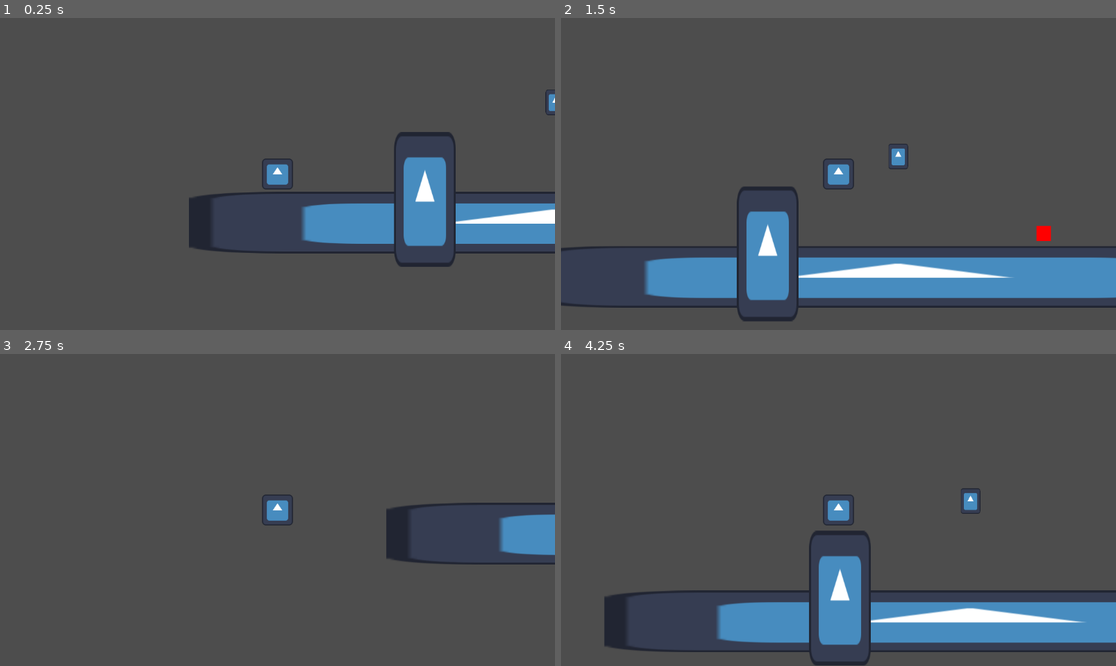
Above: before the commit, frames 1-4 (two rows, left to right).
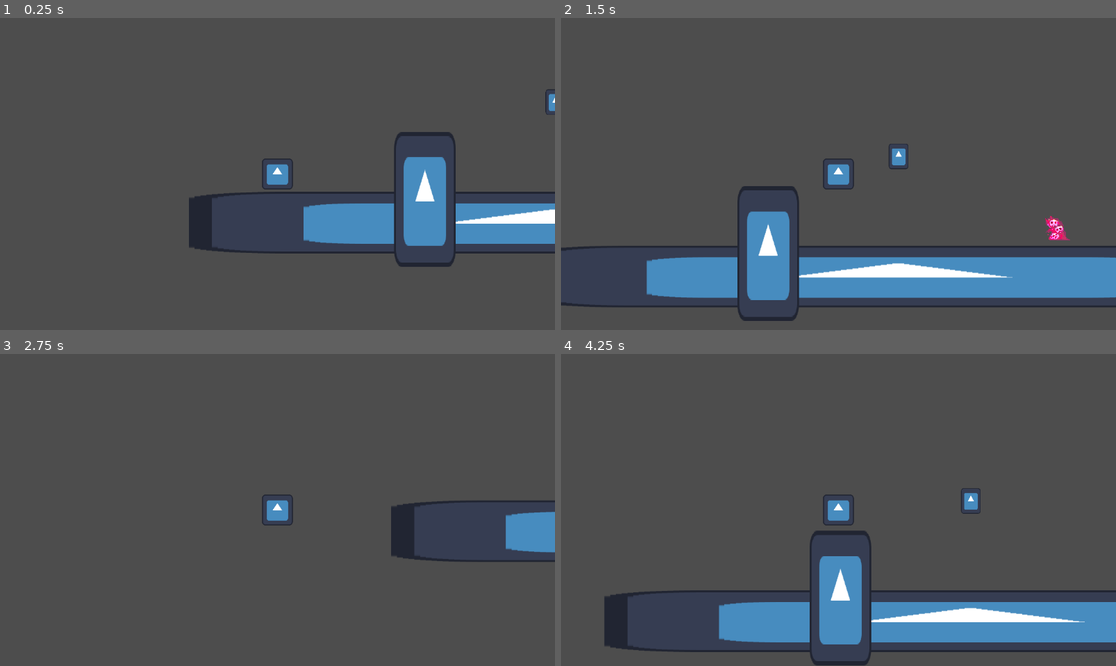
Above: after the commit, the same moments.

Repository: Brian0706/GDDC_Example_Game
Game: Godot game, scene res://Scenes/main.tscn
Same seed, same stepped clock (60 frames per second), same inputs: the game is played once before the commit and once after it. The engine's default icon, where the game draws it, is replaced by a stand-in: a white triangle on a blue panel in a dark square.
Inputs:
- Up to frame 1 (0.25 s): no input
- Up to frame 2 (1.5 s): tap Enter at 0.5 s; hold D (right) from 0.53 s (still down); tap Space (jump) at 0.77 s
- Up to frame 3 (2.75 s): tap Space (jump) at 1.52 s; release D (right) at 2.03 s; hold A (left) from 2.03 s (still down)
- Up to frame 4 (4.25 s): release A (left) at 2.78 s; hold D (right) from 2.78 s (still down); tap Space (jump) at 3.02, 3.77 s

The runs differ from the first frame. In frame 1, 0.1% of the frame differs, in the area x 48-100%, y 25-72%; in frame 2, 1.2%; in frame 3, 1.2%, in the area x 48-100%, y 46-68%; in frame 4, 0.8%.

Commit message:
Logging off for the day
1. Added enemy placeholder assets.
2. Added empty main menu scene
3. Changed given lives to 3 for easier debugging
4. Added coin scene and placeholder asset.
Need to: implement lives and game-over condition to finish implementing death.
TLDR: need to implement death.

Diff:
--- a/new-game-project/Code/basic_enemy.gd
+++ b/new-game-project/Code/basic_enemy.gd
@@ -1,19 +1,32 @@
 extends CharacterBody2D
 
+@onready var animations: AnimatedSprite2D= $AnimatedSprite2D
 
 const SPEED = 150.0
 var direction = -1
 
 func killed():
 	call_deferred("queue_free")
+	animations.play("death_animation")
 
 func _physics_process(delta: float) -> void:
+	# Determines animation based on direction.
+	if (direction > 0):
+		animations.play("walk_right_animation")
+	else:
+		animations.play("walk_left_animation")
 	# Add the gravity.
 	if not is_on_floor():
 		velocity += get_gravity() * delta
 
 	if is_on_wall():
 		direction *= -1
+		if (direction > 0):
+			animations.play("walk_right_animation")
+		else:
+			animations.play("walk_left_animation")
+
+
 	velocity.x = direction * SPEED
 
 	move_and_slide()
--- a/new-game-project/Code/global.gd
+++ b/new-game-project/Code/global.gd
@@ -1,14 +1,14 @@
 extends Node
 
 var player = null
-var lives = 10
+var lives = 3
 var money = 0
 var stage = 1
 
 func changeStage(change: int) -> void:
-    stage += change
-    if (stage == 0):
-        get_tree().reload_current_scene()
-        stage = 1
-        lives -= 1
-    player.changeStage()
+	stage += change
+	if (stage == 0):
+		get_tree().reload_current_scene()
+		stage = 1
+		lives -= 1
+	player.changeStage()
--- a/new-game-project/Code/player.gd
+++ b/new-game-project/Code/player.gd
@@ -1,5 +1,4 @@
 extends CharacterBody2D
-
 
 const SPEED = 600.0
 const JUMP_VELOCITY = -500.0
--- a/new-game-project/Scenes/basic_enemy.tscn
+++ b/new-game-project/Scenes/basic_enemy.tscn
@@ -1,18 +1,169 @@
-[gd_scene load_steps=4 format=3 uid="uid://250xtkjd2mjg"]
+[gd_scene load_steps=25 format=3 uid="uid://250xtkjd2mjg"]
 
 [ext_resource type="Script" uid="uid://21itg5fr7bys" path="res://Code/basic_enemy.gd" id="1_fecjr"]
 [ext_resource type="Texture2D" uid="uid://dit6rlt71mby7" path="res://Art/redSquare.png" id="1_mbxfi"]
+[ext_resource type="Texture2D" uid="uid://cbga2uidgxyjt" path="res://Art/placeholder_slime_death.png" id="2_r4aor"]
+[ext_resource type="Texture2D" uid="uid://ci52bnsyaxlr6" path="res://Art/placeholder_slime_walk_left.png" id="3_6kac6"]
+[ext_resource type="Texture2D" uid="uid://bcw7uec01t010" path="res://Art/placeholder_slime_walk_right.png" id="4_6cefa"]
 
-[sub_resource type="RectangleShape2D" id="RectangleShape2D_ynf5e"]
-size = Vector2(30, 30)
+[sub_resource type="AtlasTexture" id="AtlasTexture_6pvwk"]
+atlas = ExtResource("2_r4aor")
+region = Rect2(0, 0, 32, 32)
+
+[sub_resource type="AtlasTexture" id="AtlasTexture_dhrsy"]
+atlas = ExtResource("2_r4aor")
+region = Rect2(32, 0, 32, 32)
+
+[sub_resource type="AtlasTexture" id="AtlasTexture_nk2ac"]
+atlas = ExtResource("2_r4aor")
+region = Rect2(64, 0, 32, 32)
+
+[sub_resource type="AtlasTexture" id="AtlasTexture_h7iov"]
+atlas = ExtResource("2_r4aor")
+region = Rect2(96, 0, 32, 32)
+
+[sub_resource type="AtlasTexture" id="AtlasTexture_n7d1f"]
+atlas = ExtResource("2_r4aor")
+region = Rect2(128, 0, 32, 32)
+
+[sub_resource type="AtlasTexture" id="AtlasTexture_62ls6"]
+atlas = ExtResource("2_r4aor")
+region = Rect2(160, 0, 32, 32)
+
+[sub_resource type="AtlasTexture" id="AtlasTexture_gw7x3"]
+atlas = ExtResource("3_6kac6")
+region = Rect2(0, 0, 32, 32)
+
+[sub_resource type="AtlasTexture" id="AtlasTexture_f0pfe"]
+atlas = ExtResource("3_6kac6")
+region = Rect2(32, 0, 32, 32)
+
+[sub_resource type="AtlasTexture" id="AtlasTexture_jlwu0"]
+atlas = ExtResource("3_6kac6")
+region = Rect2(64, 0, 32, 32)
+
+[sub_resource type="AtlasTexture" id="AtlasTexture_xm2ed"]
+atlas = ExtResource("3_6kac6")
+region = Rect2(96, 0, 32, 32)
+
+[sub_resource type="AtlasTexture" id="AtlasTexture_jlik3"]
+atlas = ExtResource("3_6kac6")
+region = Rect2(128, 0, 32, 32)
+
+[sub_resource type="AtlasTexture" id="AtlasTexture_tv6co"]
+atlas = ExtResource("3_6kac6")
+region = Rect2(160, 0, 32, 32)
+
+[sub_resource type="AtlasTexture" id="AtlasTexture_sw57s"]
+atlas = ExtResource("4_6cefa")
+region = Rect2(0, 0, 32, 32)
+
+[sub_resource type="AtlasTexture" id="AtlasTexture_1sykg"]
+atlas = ExtResource("4_6cefa")
+region = Rect2(32, 0, 32, 32)
+
+[sub_resource type="AtlasTexture" id="AtlasTexture_g4tdn"]
+atlas = ExtResource("4_6cefa")
+region = Rect2(64, 0, 32, 32)
+
+[sub_resource type="AtlasTexture" id="AtlasTexture_lud6d"]
+atlas = ExtResource("4_6cefa")
+region = Rect2(96, 0, 32, 32)
+
+[sub_resource type="AtlasTexture" id="AtlasTexture_nlxgo"]
+atlas = ExtResource("4_6cefa")
+region = Rect2(128, 0, 32, 32)
+
+[sub_resource type="AtlasTexture" id="AtlasTexture_i02k7"]
+atlas = ExtResource("4_6cefa")
+region = Rect2(160, 0, 32, 32)
+
+[sub_resource type="SpriteFrames" id="SpriteFrames_t0fgp"]
+animations = [{
+"frames": [{
+"duration": 1.0,
+"texture": SubResource("AtlasTexture_6pvwk")
+}, {
+"duration": 1.0,
+"texture": SubResource("AtlasTexture_dhrsy")
+}, {
+"duration": 1.0,
+"texture": SubResource("AtlasTexture_nk2ac")
+}, {
+"duration": 1.0,
+"texture": SubResource("AtlasTexture_h7iov")
+}, {
+"duration": 1.0,
+"texture": SubResource("AtlasTexture_n7d1f")
+}, {
+"duration": 1.0,
+"texture": SubResource("AtlasTexture_62ls6")
+}],
+"loop": true,
+"name": &"death_animation",
+"speed": 5.0
+}, {
+"frames": [{
+"duration": 1.0,
+"texture": SubResource("AtlasTexture_gw7x3")
+}, {
+"duration": 1.0,
+"texture": SubResource("AtlasTexture_f0pfe")
+}, {
+"duration": 1.0,
+"texture": SubResource("AtlasTexture_jlwu0")
+}, {
+"duration": 1.0,
+"texture": SubResource("AtlasTexture_xm2ed")
+}, {
+"duration": 1.0,
+"texture": SubResource("AtlasTexture_jlik3")
+}, {
+"duration": 1.0,
+"texture": SubResource("AtlasTexture_tv6co")
+}],
+"loop": true,
+"name": &"walk_left_animation",
+"speed": 7.0
+}, {
+"frames": [{
+"duration": 1.0,
+"texture": SubResource("AtlasTexture_sw57s")
+}, {
+"duration": 1.0,
+"texture": SubResource("AtlasTexture_1sykg")
+}, {
+"duration": 1.0,
+"texture": SubResource("AtlasTexture_g4tdn")
+}, {
+"duration": 1.0,
+"texture": SubResource("AtlasTexture_lud6d")
+}, {
+"duration": 1.0,
+"texture": SubResource("AtlasTexture_nlxgo")
+}, {
+"duration": 1.0,
+"texture": SubResource("AtlasTexture_i02k7")
+}],
+"loop": true,
+"name": &"walk_right_animation",
+"speed": 6.0
+}]
 
 [node name="BasicEnemy" type="CharacterBody2D" groups=["Enemy"]]
+scale = Vector2(1, 1.01797)
 collision_layer = 2
 script = ExtResource("1_fecjr")
 
-[node name="CollisionShape2D" type="CollisionShape2D" parent="."]
-shape = SubResource("RectangleShape2D_ynf5e")
+[node name="Sprite2D" type="Sprite2D" parent="."]
+visible = false
+texture = ExtResource("1_mbxfi")
 
-[node name="Sprite2D" type="Sprite2D" parent="."]
-scale = Vector2(0.12, 0.12)
-texture = ExtResource("1_mbxfi")
+[node name="AnimatedSprite2D" type="AnimatedSprite2D" parent="."]
+scale = Vector2(1.8125, 1.8125)
+sprite_frames = SubResource("SpriteFrames_t0fgp")
+animation = &"walk_right_animation"
+
+[node name="CollisionPolygon2D" type="CollisionPolygon2D" parent="."]
+position = Vector2(-2, -6)
+polygon = PackedVector2Array(29, 5, 21, 11, 31, 26.6293, 26, 34, -27, 35, -27, 30, -9, 6, -4, -4, 4, -8, 23, -7)
--- /dev/null
+++ b/new-game-project/Scenes/coin.tscn
@@ -0,0 +1,17 @@
+[gd_scene load_steps=3 format=3 uid="uid://doilvwcf145cv"]
+
+[ext_resource type="SpriteFrames" path="C:/Users/heinz/Desktop/CS_Projects/GDDC_Example_Game/new-game-project/Art/placeholder_coin.png" id="1_2qo34"]
+
+[sub_resource type="CircleShape2D" id="CircleShape2D_jgi06"]
+radius = 5.09902
+
+[node name="Coin" type="Node2D"]
+
+[node name="Area2D" type="Area2D" parent="."]
+
+[node name="CollisionShape2D" type="CollisionShape2D" parent="Area2D"]
+shape = SubResource("CircleShape2D_jgi06")
+
+[node name="AnimatedSprite2D" type="AnimatedSprite2D" parent="Area2D"]
+sprite_frames = ExtResource("1_2qo34")
+frame_progress = 0.864754
--- a/new-game-project/Scenes/death_box.tscn
+++ b/new-game-project/Scenes/death_box.tscn
@@ -3,13 +3,13 @@
 [ext_resource type="Script" uid="uid://d0duy7ofa1jn2" path="res://Code/death_box.gd" id="1_fp4rr"]
 
 [sub_resource type="RectangleShape2D" id="RectangleShape2D_8gbba"]
-size = Vector2(3604, 138)
+size = Vector2(6295, 138)
 
 [node name="DeathBox" type="Area2D"]
 script = ExtResource("1_fp4rr")
 
 [node name="CollisionShape2D" type="CollisionShape2D" parent="."]
-position = Vector2(-10, 59)
+position = Vector2(1, 68)
 shape = SubResource("RectangleShape2D_8gbba")
 
 [connection signal="body_entered" from="." to="." method="_on_body_entered"]
--- /dev/null
+++ b/new-game-project/Scenes/killing_obstacles.tscn
@@ -0,0 +1,16 @@
+[gd_scene load_steps=2 format=3 uid="uid://cofvlr1lfu68r"]
+
+[ext_resource type="Texture2D" uid="uid://c32idnpreiv4t" path="res://Art/placeholder_item_crystal_blue.png" id="1_gwwj3"]
+
+[node name="Spikes" type="Node2D"]
+
+[node name="Area2D" type="Area2D" parent="."]
+
+[node name="Sprite2D" type="Sprite2D" parent="Area2D"]
+position = Vector2(1, -5.68434e-14)
+scale = Vector2(0.3125, 0.3125)
+texture = ExtResource("1_gwwj3")
+
+[node name="CollisionPolygon2D" type="CollisionPolygon2D" parent="Area2D"]
+position = Vector2(1, -5.96047e-07)
+polygon = PackedVector2Array(2, -3, 3, -2, 3, 1, 4, 1, 4, 3, 2, 5, -2, 5, -3, 4, -3, 3, -4, 1, -4, -1, -2, -4, 0, -2, 2, -3)
--- a/new-game-project/Scenes/main.tscn
+++ b/new-game-project/Scenes/main.tscn
@@ -35,7 +35,7 @@
 position = Vector2(311, 346)
 
 [node name="BasicEnemy" parent="." instance=ExtResource("8_344ge")]
-position = Vector2(1109, 314)
+position = Vector2(1138, 308)
 
 [node name="Platform2" parent="." instance=ExtResource("4_344ge")]
 position = Vector2(1814, 115)
--- /dev/null
+++ b/new-game-project/Scenes/main_menu.tscn
@@ -0,0 +1,3 @@
+[gd_scene format=3 uid="uid://bdqnuec62wefb"]
+
+[node name="MainMenu" type="Node2D"]
--- a/new-game-project/Scenes/player.tscn
+++ b/new-game-project/Scenes/player.tscn
@@ -17,6 +17,7 @@
 
 [node name="Hitbox" type="CollisionShape2D" parent="."]
 position = Vector2(1, 0.5)
+scale = Vector2(1.02741, 0.989448)
 shape = SubResource("RectangleShape2D_0xm2m")
 
 [node name="HitDetection" type="Area2D" parent="."]
--- a/new-game-project/project.godot
+++ b/new-game-project/project.godot
@@ -10,7 +10,7 @@
 
 [application]
 
-config/name="New Game Project"
+config/name="GDDC_Example_Game"
 run/main_scene="uid://c54nfbrhwnhd"
 config/features=PackedStringArray("4.4", "Mobile")
 config/icon="res://Art/icon.svg"
@@ -39,4 +39,5 @@
 
 [rendering]
 
+textures/canvas_textures/default_texture_filter=0
 renderer/rendering_method="mobile"
Binary file added: new-game-project/Art/placeholder_coin.png
Not shown, added: new-game-project/Art/placeholder_coin.png.import
Binary file added: new-game-project/Art/placeholder_item_crystal_blue.png
Not shown, added: new-game-project/Art/placeholder_item_crystal_blue.png.import
Binary file added: new-game-project/Art/placeholder_slime_death.png
Not shown, added: new-game-project/Art/placeholder_slime_death.png.import
Binary file added: new-game-project/Art/placeholder_slime_walk_left.png
Not shown, added: new-game-project/Art/placeholder_slime_walk_left.png.import
Binary file added: new-game-project/Art/placeholder_slime_walk_right.png
Not shown, added: new-game-project/Art/placeholder_slime_walk_right.png.import
